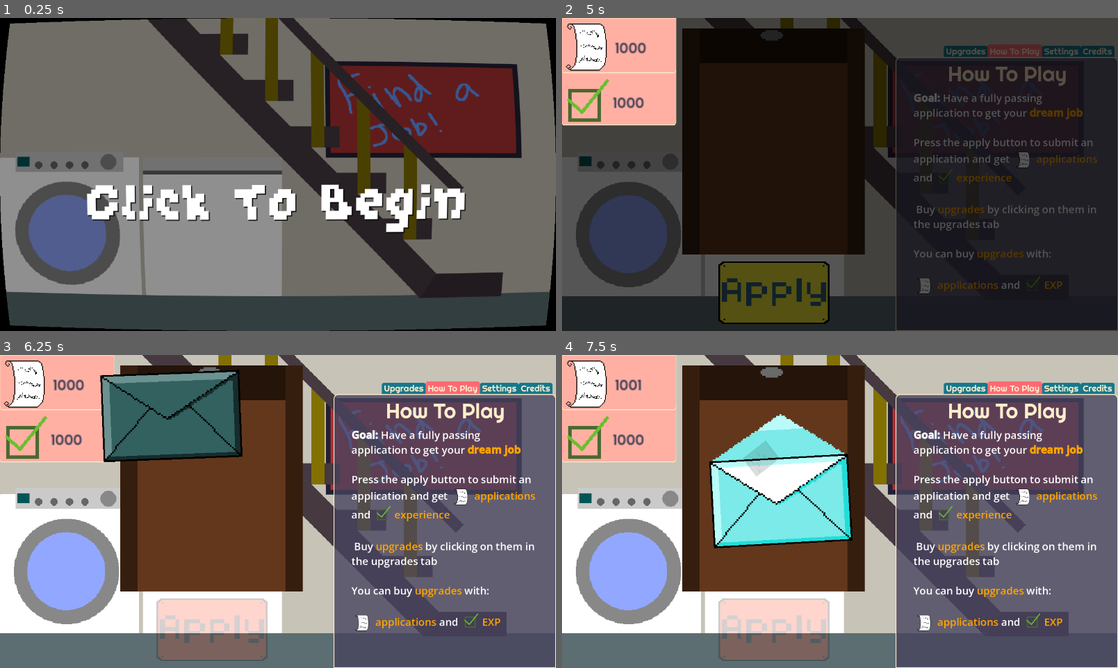
Above: before the commit, frames 1-4 (two rows, left to right).
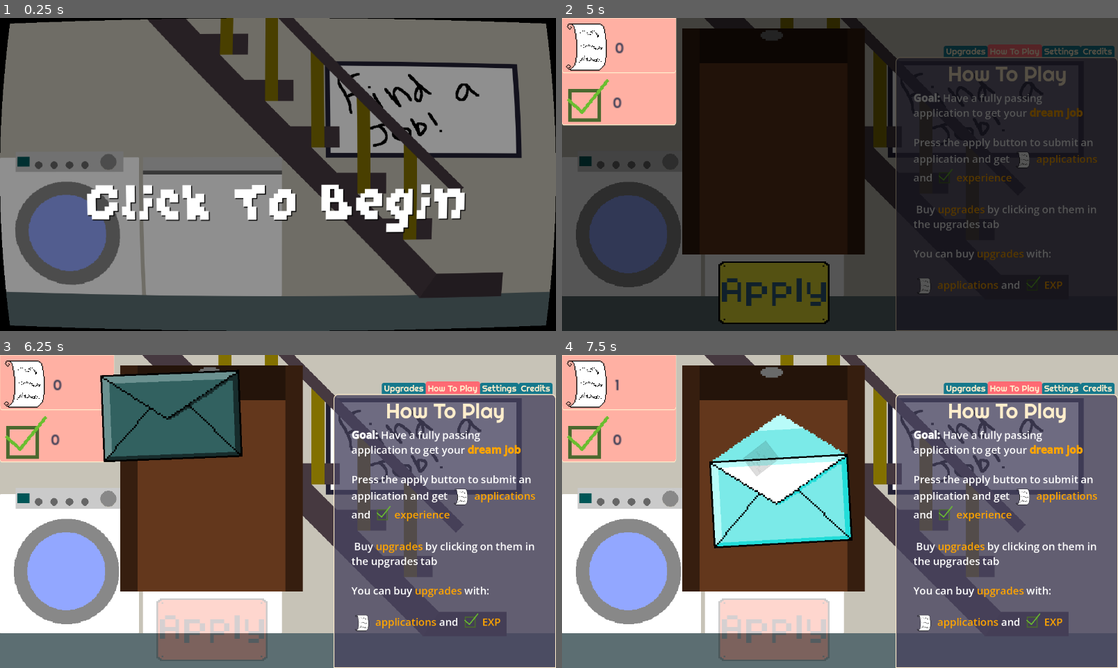
Above: after the commit, the same moments.

Repository: OrangePainting/in-this-economy
Game: Godot game, scene res://Scenes/main_menu.tscn
The game is run twice, just before and just after one commit, with the same random seed, the same clock (stepped at 60 frames per second) and the same inputs. Sound files missing from this copy of the repository are replaced by a short silence.
Inputs (mouse positions are in pixels of both pictures, inside the frame that each line leads up to):
- Up to frame 1 (0.25 s): no input
- Up to frame 2 (5 s): tap Enter at 0.5 s; move the mouse to (962, 158) at 0.52 s; click (962, 158) at 0.67 s; click "Skip" at 1.25 s; click "Start Game" at 2 s; click (806, 174) at 2.77 s; type "12" at 2.85 s; click "Random" at 3.5 s; click "Continue" at 4.25 s
- Up to frame 3 (6.25 s): click (211, 630) at 5 s; move the mouse to (166, 527) at 5.77 s; click (166, 527) at 5.92 s
- Up to frame 4 (7.5 s): move the mouse to (895, 442) at 6.52 s; click (895, 442) at 6.67 s; click (773, 452) at 7.25 s

The runs differ from the first frame. In frame 1, 8.0% of the frame differs, in the area x 59-93%, y 15-44%; in frame 2, 0.4%; in frame 3, 7.2%; in frame 4, 7.2%.

Commit message:
More qol stuff
Krish Konda
18:00 06/25/26

Diff:
--- a/Scenes/tab_system.tscn
+++ b/Scenes/tab_system.tscn
@@ -32,7 +32,7 @@
 theme_override_font_sizes/font_size = 20
 theme_override_styles/panel = SubResource("StyleBoxFlat_4bjt4")
 tab_alignment = 2
-current_tab = 2
+current_tab = 1
 clip_tabs = false
 
 [node name="Upgrades" type="TabBar" parent="TabContainer" unique_id=1681068401]
@@ -69,7 +69,6 @@
 script = ExtResource("2_4bjt4")
 
 [node name="Projects" type="TabBar" parent="TabContainer" unique_id=719752810]
-visible = false
 texture_filter = 2
 layout_mode = 2
 metadata/_tab_index = 1
@@ -85,10 +84,23 @@
 horizontal_alignment = 1
 vertical_alignment = 1
 
+[node name="TimeLabel" type="Label" parent="TabContainer/Projects" unique_id=1917036181]
+texture_filter = 2
+layout_mode = 0
+offset_left = 12.0
+offset_top = 57.0
+offset_right = 502.0
+offset_bottom = 118.0
+theme = ExtResource("1_xwrfs")
+theme_override_font_sizes/font_size = 20
+text = "Next Project In: ___"
+horizontal_alignment = 1
+vertical_alignment = 1
+
 [node name="ScrollContainer" type="ScrollContainer" parent="TabContainer/Projects" unique_id=894025172]
 layout_mode = 0
 offset_left = 54.0
-offset_top = 97.0
+offset_top = 120.0
 offset_right = 486.0
 offset_bottom = 561.0
 vertical_scroll_mode = 2
@@ -110,12 +122,13 @@
 offset_bottom = 622.0
 theme = ExtResource("1_xwrfs")
 theme_override_font_sizes/font_size = 20
-text = "PS, if you're bored of playing the same projects,
+text = "PS: if you're bored of playing the same projects,
  buy more types in the upgrades tab!"
 horizontal_alignment = 1
 vertical_alignment = 1
 
 [node name="How To Play" type="TabBar" parent="TabContainer" unique_id=447612872]
+visible = false
 texture_filter = 2
 layout_mode = 2
 metadata/_tab_index = 2
--- a/Scripts/Autoloads/global_data.gd
+++ b/Scripts/Autoloads/global_data.gd
@@ -49,8 +49,8 @@
 # [FIXED] make the exp passive rate longer probably
 # [FIXED] add "for more experience" in the unlock projects upgrade for the 2nd and 3rd
 # make the application time stop
-# make find a job in the background be a whiteboard
-# Add grid game at end
+# [FIXED] make find a job in the background be a whiteboard
+# [FIXED] Add grid game at end
 # add some background elements that move randomly (tumbleweed, laundry, going down stairs)
 
 # Kr
@@ -73,9 +73,9 @@
 
 var total_time: float = 0
 
-var total_apps: int = 1000
+var total_apps: int = 0
 var global_total_apps: int = 0
-var experience: int = 1000
+var experience: int = 0
 
 var upgrades_bought: Dictionary[UpgradeInfo, int] # key = upgrade, value = highest level bought
 var num_upgrades_bought = 0
@@ -205,8 +205,8 @@
 	stats = GlobalData.BASE_STATS.duplicate()
 	num_upgrades_bought = 0
 	upgrades_bought.clear()
-	experience = 0 # CHANGE THIS TO SOMETHING ELSE WHEN FINALLY DONE WITH THE GAME
-	total_apps = 0 # CHANGE THIS TO SOMETHING ELSE WHEN FINALLY DONE WITH THE GAME
+	experience = 0
+	total_apps = 0
 	global_total_apps = 0
 	finished_game = false
 	total_time = 0
--- a/Scripts/spinner_document.gd
+++ b/Scripts/spinner_document.gd
@@ -27,6 +27,7 @@
 
 	var results = generate_results(GlobalData.num_results)
 	var spin_time = GlobalData.stats["spin_time"]
+	var is_all_pass = results.count(true) == GlobalData.num_results
 
 	var num_flips = clamp(int(spin_time * 8.0), 8, 60)
 	var base_timings = generate_base_timings(num_flips, spin_time)
@@ -42,12 +43,23 @@
 
 	play_document_animation()
 
-	await get_tree().create_timer(spin_time).timeout
+	if is_all_pass:
+		await get_tree().create_timer(spin_time * 0.65, true, false, false).timeout
+		print("hi")
+		Engine.time_scale = 0.25
+		print("hi")
+		await get_tree().create_timer(spin_time * 0.35, true, false, false).timeout
+		print("hi")
+		Engine.time_scale = 1.0
+	else:
+		await get_tree().create_timer(spin_time).timeout
+
 	if results.count(true) == 0: AudioController.play_spin_fail()
 	elif results.count(true) == GlobalData.num_results:
 		AudioController.play_spin_all_pass()
 		if not GlobalData.finished_game: game_over.emit()
 	else: AudioController.play_spin_pass()
+
 	button.disabled = false
 	button.modulate = Color.WHITE
 
@@ -55,11 +67,11 @@
 func play_document_animation():
 	# fall down to original position
 	# tween to slight rotation angle
-
+	var spin_time = GlobalData.stats["spin_time"]
 	var t = create_tween().set_parallel(true)
-	t.tween_property(self, "modulate", Color(1.0, 1.0, 1.0, 1.0), GlobalData.stats["spin_time"]).set_trans(Tween.TRANS_CUBIC).set_ease(Tween.EASE_OUT)
-	t.tween_property(self, "rotation_degrees", 360, GlobalData.stats["spin_time"]).set_trans(Tween.TRANS_CUBIC).set_ease(Tween.EASE_OUT)
-	t.tween_property(self, "scale", Vector2.ONE, GlobalData.stats["spin_time"]).set_trans(Tween.TRANS_CUBIC).set_ease(Tween.EASE_OUT)
+	t.tween_property(self, "modulate", Color(1.0, 1.0, 1.0, 1.0), spin_time).set_trans(Tween.TRANS_CUBIC).set_ease(Tween.EASE_OUT)
+	t.tween_property(self, "rotation_degrees", 360, spin_time).set_trans(Tween.TRANS_CUBIC).set_ease(Tween.EASE_OUT)
+	t.tween_property(self, "scale", Vector2.ONE, spin_time).set_trans(Tween.TRANS_CUBIC).set_ease(Tween.EASE_OUT)
 
 # used log function previously, but a power function is probably better and cleaner here
 # goal is to make a lot of flips at the beginning, flips become more sparse when nearing the end
@@ -76,7 +88,7 @@
 
 func generate_results(num_results: int) -> Array[bool]:
 	var to_return: Array[bool] = []
-	var guaranteed = mini(GlobalData.stats["guaranteed_passes"] + 8, num_results + 8)
+	var guaranteed = mini(GlobalData.stats["guaranteed_passes"], num_results)
 	for i in guaranteed: to_return.append(true)
 	for i in num_results - guaranteed: to_return.append(randf() < GlobalData.stats["pass_chance"])
 	to_return.shuffle()
--- a/Scripts/win_screen.gd
+++ b/Scripts/win_screen.gd
@@ -5,7 +5,6 @@
 
 # Called when the node enters the scene tree for the first time.
 func _ready() -> void:
-	%InfoLabel.text = "You just landed your dream job in the %s industry after applying %s times for %s minutes! Now GO get that job in real life!" % [GlobalData.industry_name, str(GlobalData.global_total_apps) ,str(snappedf(GlobalData.total_time / 60.0, 0.01))]
 	%WinScreenBackground.hide()
 	%PanelContainer.hide()
 
@@ -14,7 +13,14 @@
 func _process(delta: float) -> void:
 	pass
 
+func format_time(seconds: int):
+		return "%d:%02d" % [int(seconds) / 60, int(seconds) % 60]
+
 func on_game_over() -> void:
+	%InfoLabel.text = ("You just landed your dream job in the %s industry!\n" +
+	"Apps Submitted: %d\n" +
+	"Total Time: %s\n" +
+	"Now GO get that job in real life!") % [GlobalData.industry_name, GlobalData.global_total_apps, format_time(GlobalData.total_time)]
 	%WinScreenBackground.show()
 	%PanelContainer.show()
 	%PanelContainer.scale = Vector2.ZERO
Binary file changed: Assets/Backgrounds/Background.aseprite
Binary file changed: Assets/Backgrounds/Background.png
